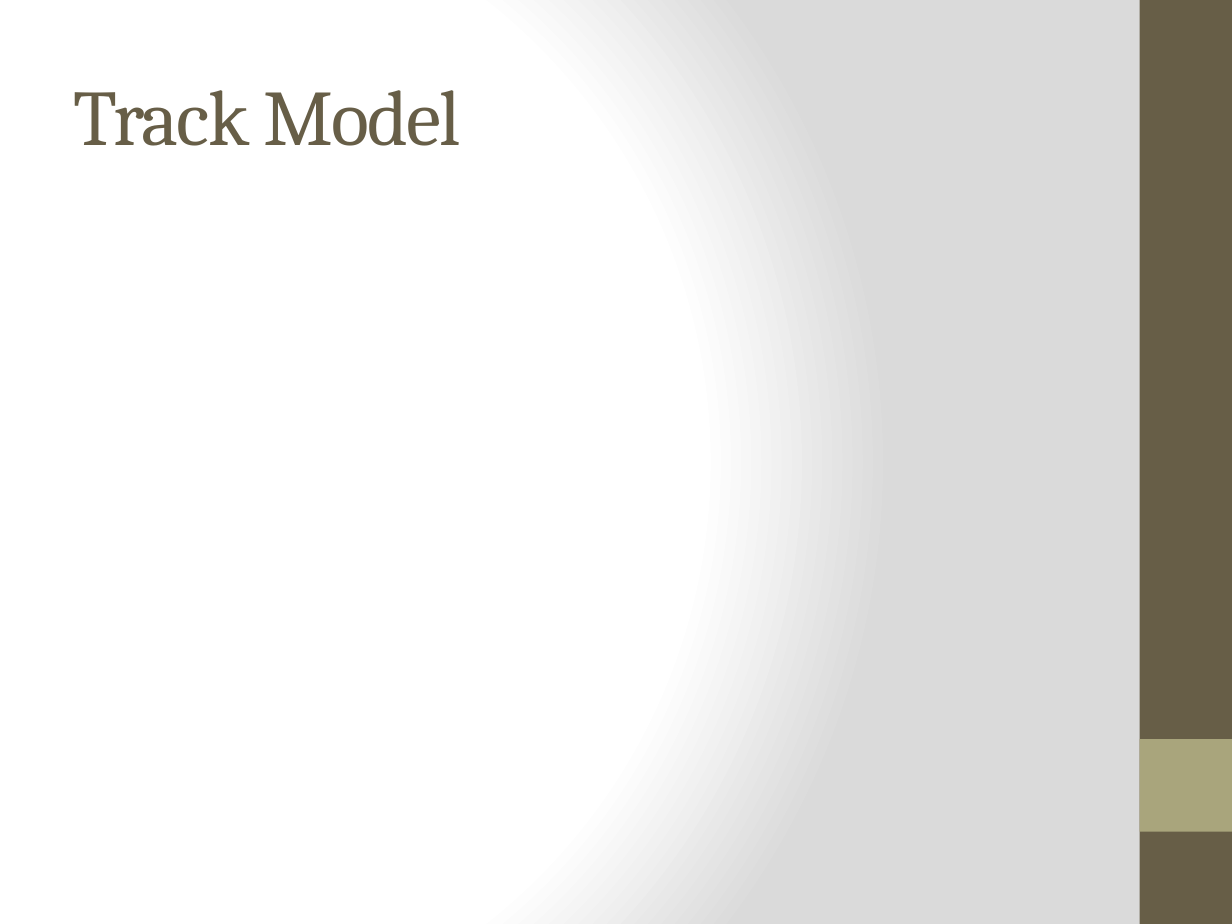
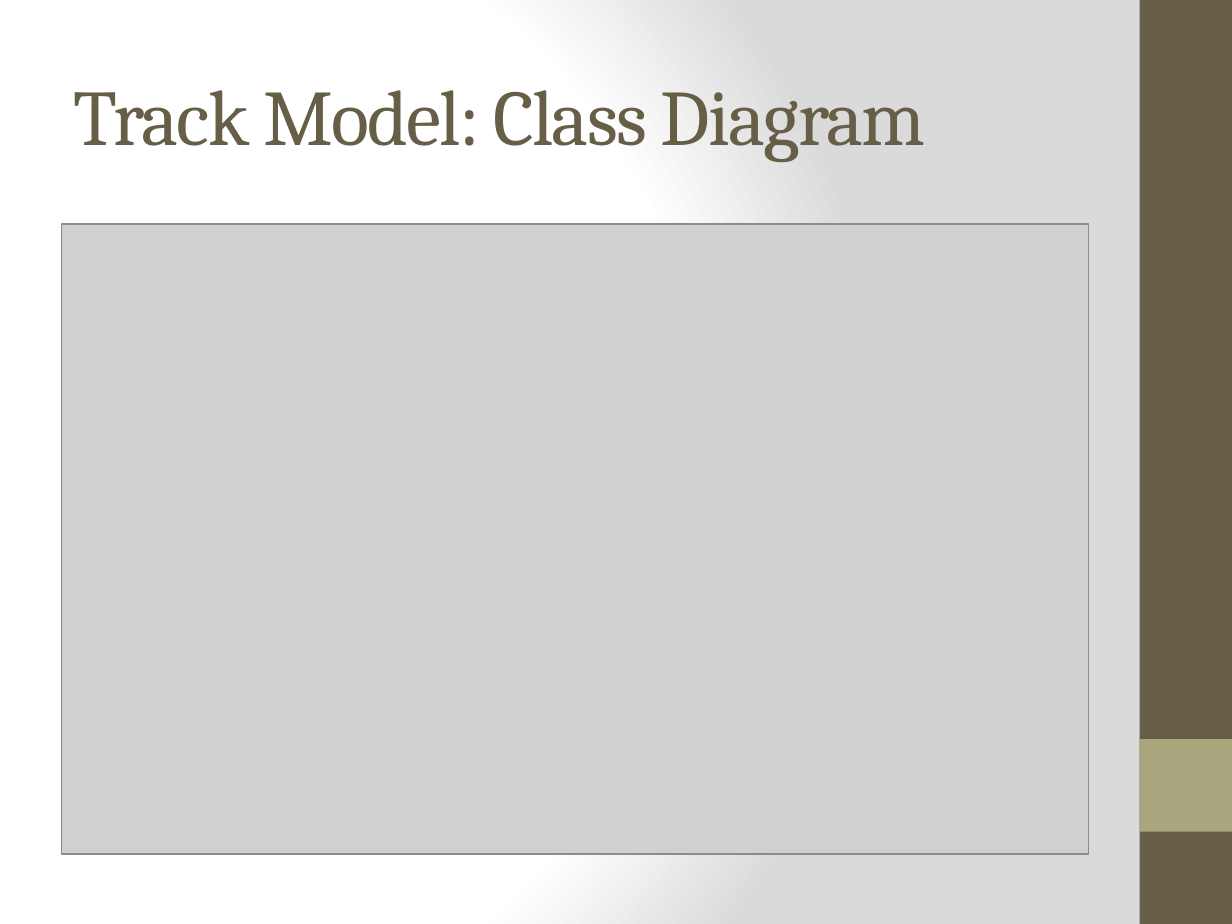
Before and after one commit to meylingtaing/COE1186, a slide deck: slide 18 of Design Review/DesignReview.pptx (slide 17 before the commit). Drawn at 1232x924 pixels with LibreOffice and Linux fonts; fonts in the diff are those of the drawing; grey boxes stand for pictures. Boxes give left, top, right and bottom in pixels: in the first picture for what was removed or moved away, otherwise in the second. Text is boxed around its words. In the diff, an @@ line names an element or a change of style, - is before the commit and + after.

Commit message:
added track model slides

```diff
--- a/Design Review/DesignReview.pptx
+++ b/Design Review/DesignReview.pptx
@@ title at <box>74,90,926,162</box>: text changed @@
-Track Model
+Track Model: Class Diagram
@@ picture added at <box>62,224,1088,855</box> @@
```
Also in this commit, not shown: 1 other slide changed, 2 slides added.
